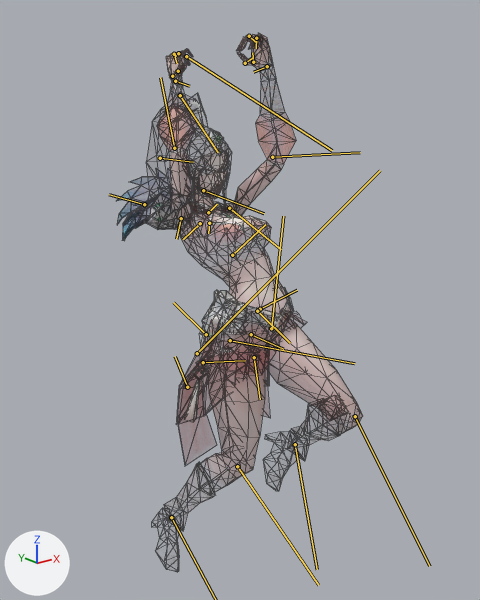
What one commit did to the FBX model Assets/_Project/ArtAssets/Models/Chars/Players/QiangWei/qiangwei_dadao.FBX.
One viewpoint serves both versions: a camera (50 mm lens) standing at (-1.49, -1.77, 2.83) and looking at (-0.02, 0.07, 2.1). Lighting does not change. The marker at lower left points along +X, +Y and +Z. Both versions are drawn at frame 555 of the action 'Take 001'; the numbers are the values there. The bones that bend it are drawn over the model as lines. Mesh edges are drawn as thin lines.

Names of what the first picture shows: 'qixiongwushuang_nvjiang_xin0831'.
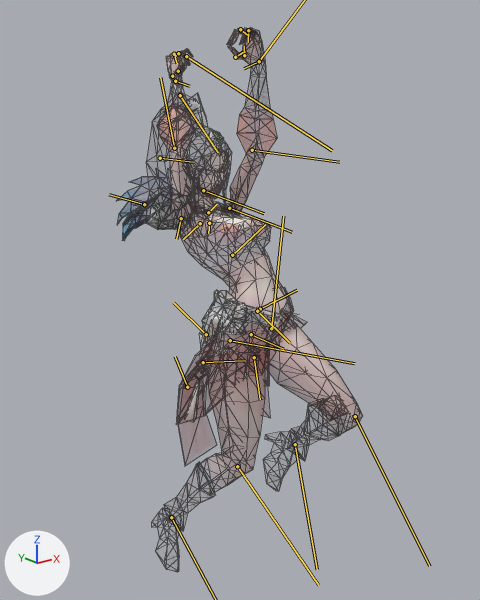
Boxes (x1, y1, x2, y2) around the edits, measured in the pictures (480 x 600 px):
'qixiongwushuang_nvjiang_xin0831', posed: before (117, 33, 360, 564); after (117, 27, 360, 564)
bone 'Bip01 L UpperArm', root to tip: before (229, 208) to (281, 249); after (229, 208) to (292, 232)
bone 'Bip01 L Forearm', root to tip: before (272, 157) to (360, 152); after (252, 150) to (339, 162)
bone 'Bip01 L Hand', root to tip: before (267, 66) to (253, 72); after (259, 61) to (244, 68)

The edits, one by one:
Bone 'Bip01 L UpperArm' (bone_bip01_l_upperarm) turns from (-54, -36, -45) to (-35, -41, -71) degrees about its own x, y and z.
Bone 'Bip01 L Forearm' (bone_bip01_l_forearm) turns from (0, 0, -42) to (0, 0, -14) degrees about its own x, y and z.
Bone 'Bip01 L Hand' (bone_bip01_l_hand) turns from (-35, 17, -13) to (-34, 25, -17) degrees about its own x, y and z.
